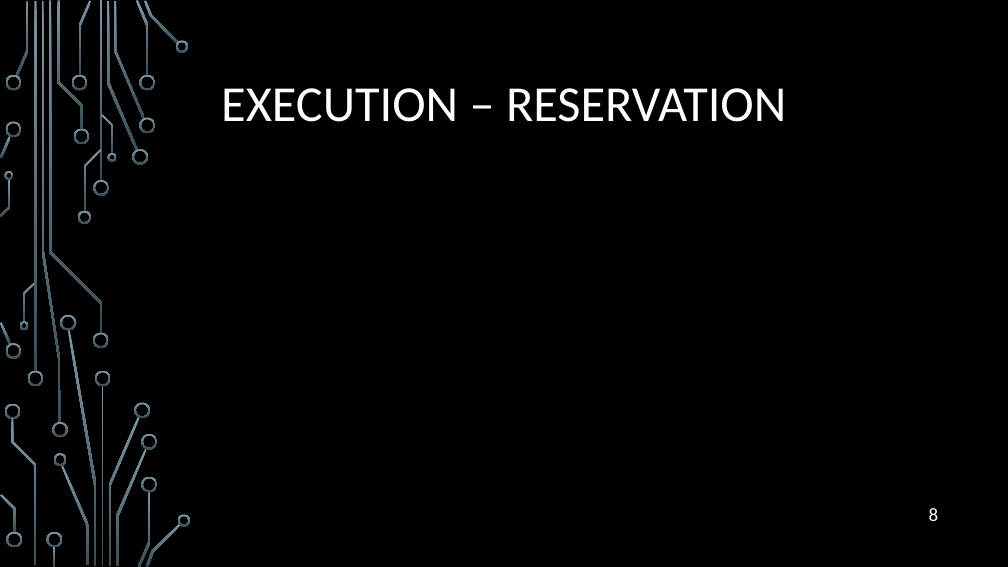
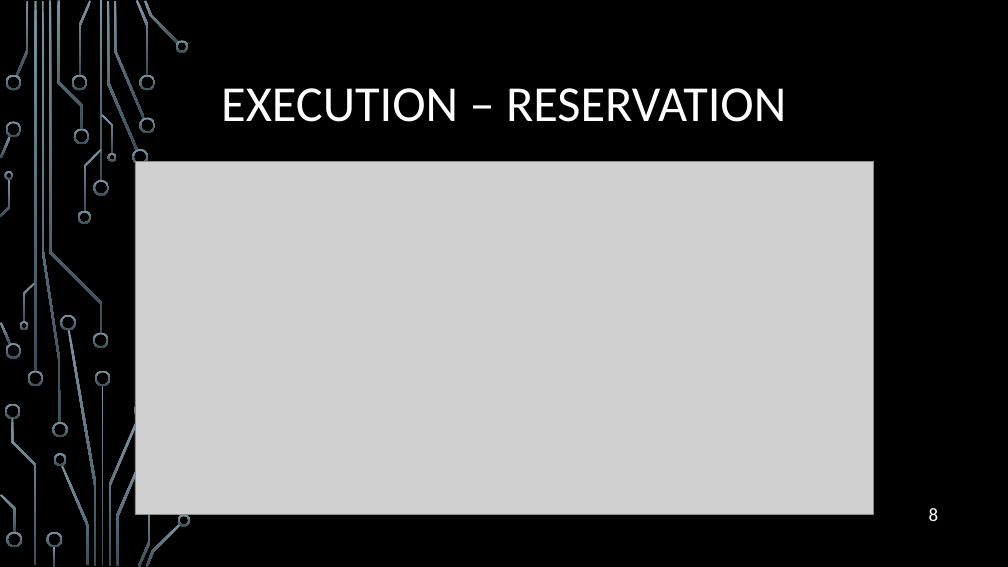
Before and after one commit to yh175/Perceptive-Automotive, a slide deck: slide 8 of docs/Perceptive automotive v2.pptx. Drawn at 1008x567 pixels with LibreOffice and Linux fonts; fonts in the diff are those of the drawing; grey boxes stand for pictures; background and template pictures are left out. Boxes give left, top, right and bottom in pixels: in the first picture for what was removed or moved away, otherwise in the second. Text is boxed around its words. In the diff, an @@ line names an element or a change of style, - is before the commit and + after.

Commit message:
Présentation v2.1

```diff
--- a/docs/Perceptive automotive v2.pptx
+++ b/docs/Perceptive automotive v2.pptx
@@ picture added at box(135, 161, 873, 514) @@
@@ freeform shape removed at box(141, 434, 157, 450) @@
@@ freeform shape removed at box(141, 476, 157, 492) @@
```
